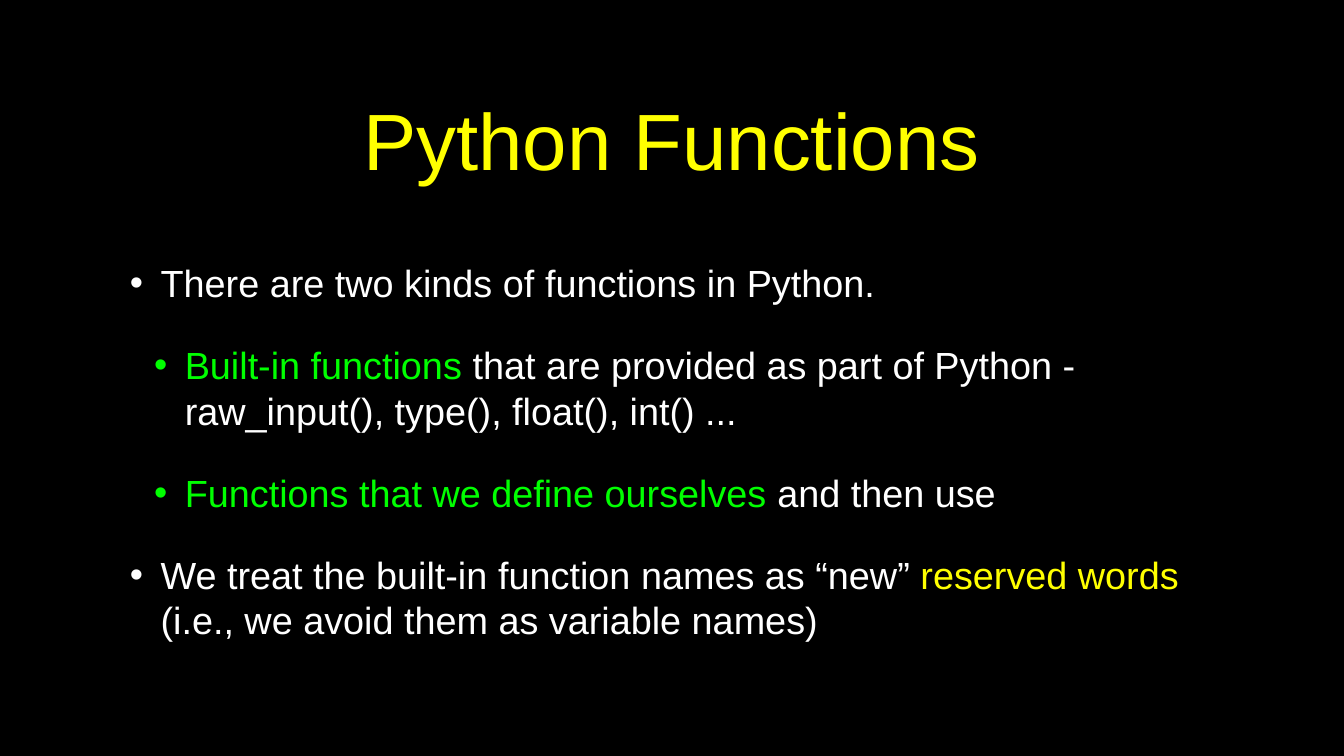
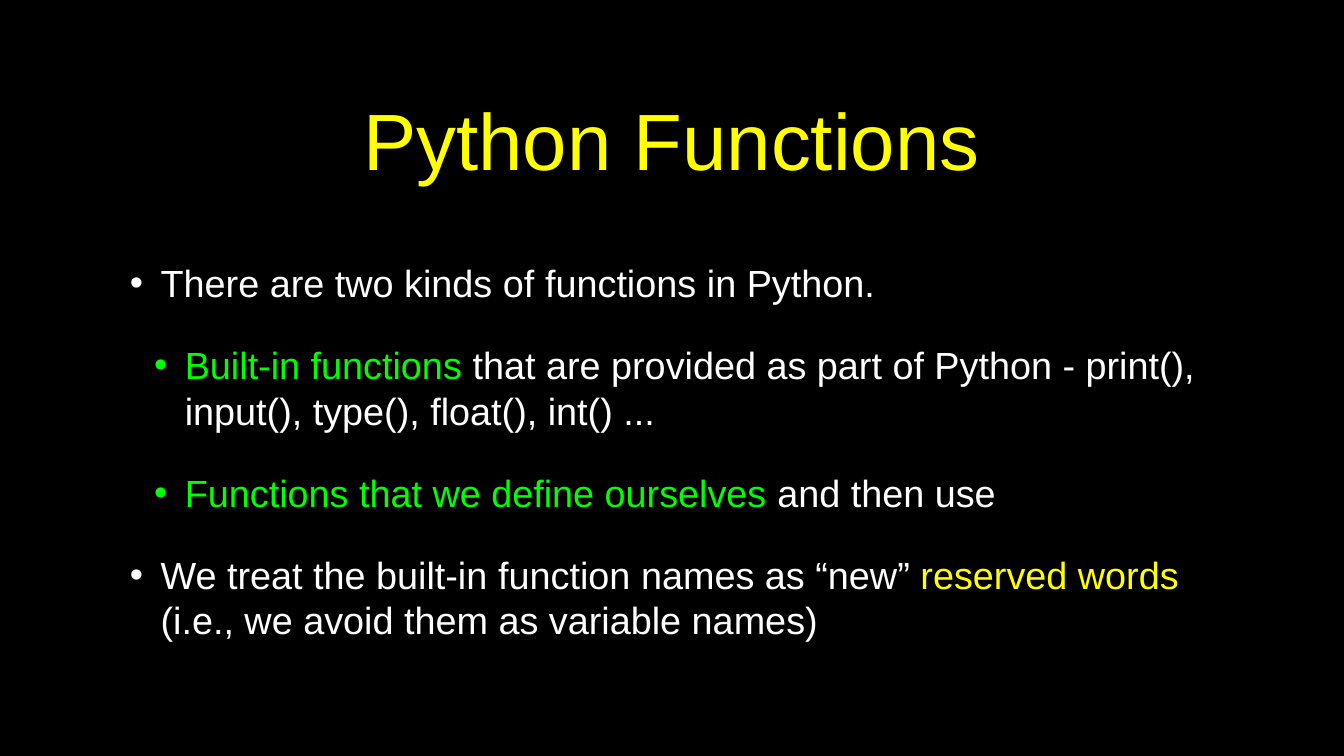
Before and after one commit to csev/py4e, a slide deck: slide 3 of lectures3/Pythonlearn-04-Functions.pptx. Drawn at 1344x756 pixels with LibreOffice and Linux fonts; fonts in the diff are those of the drawing. Boxes give left, top, right and bottom in pixels: in the first picture for what was removed or moved away, otherwise in the second. Text is boxed around its words. In the diff, an @@ line names an element or a change of style, - is before the commit and + after.

Commit message:
Tweak

```diff
--- a/lectures3/Pythonlearn-04-Functions.pptx
+++ b/lectures3/Pythonlearn-04-Functions.pptx
@@ text at (185,351,1195,432): text changed @@
-  • Built-in functions that are provided as part of Python - raw_input(), type(), float(), int() ...
+  • Built-in functions that are provided as part of Python - print(), input(), type(), float(), int() ...
```
Also in this commit, not shown: 1 other slide changed.
